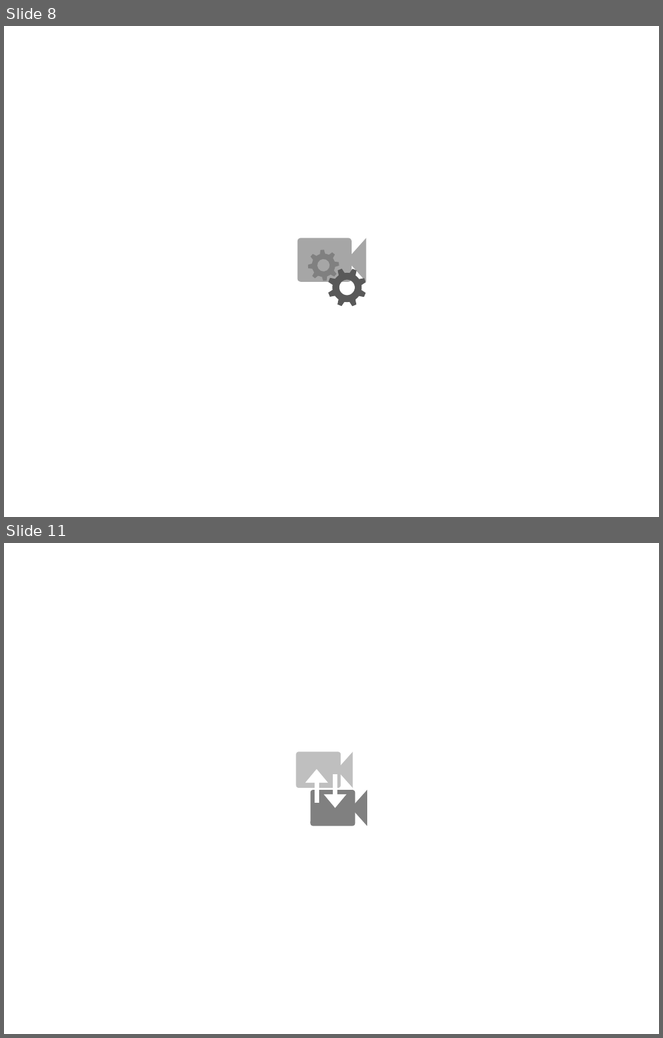
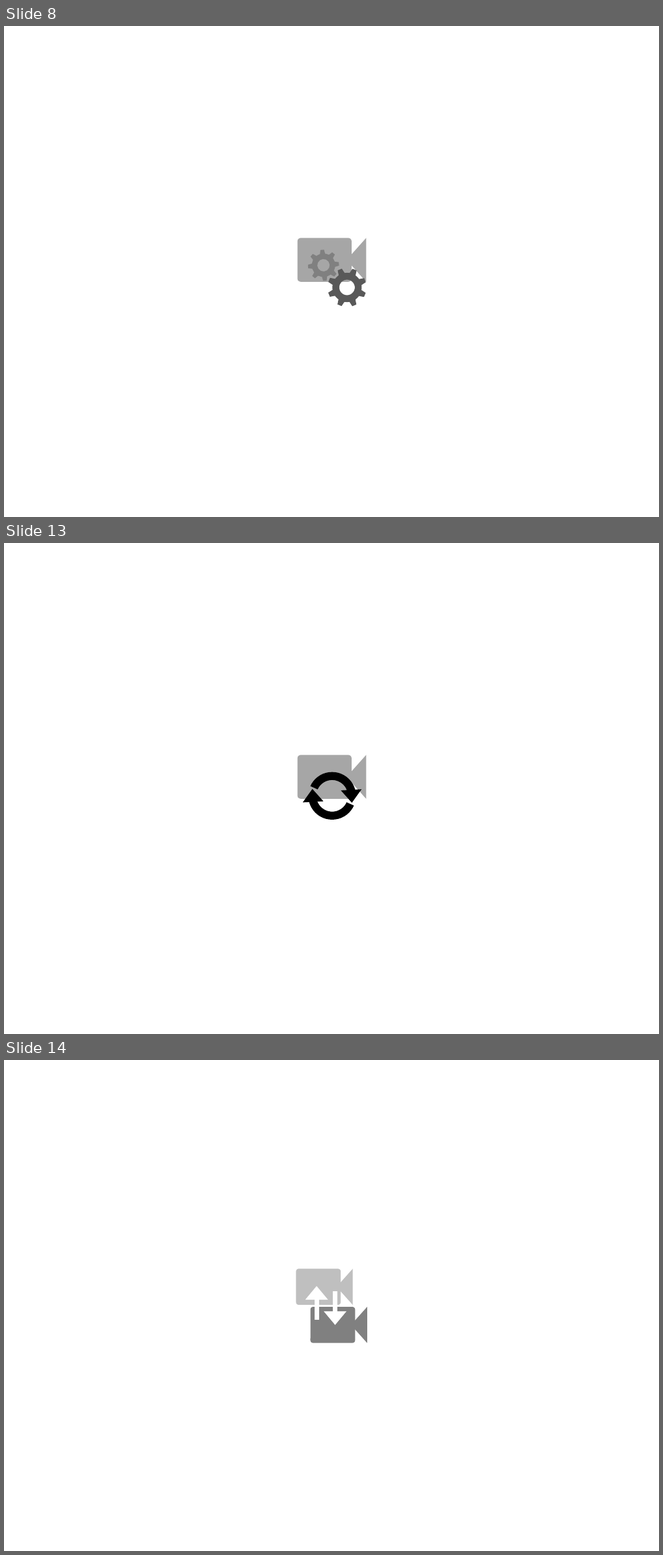
Before and after one commit to YinshengGuo/WinduVision, a slide deck: icons/icons.pptx. Shown one above the other, each under a label of ours: slides 8 and 11 before the commit, slides 8, 13 and 14 after it; the slides between them are not shown. The pictures are 663x1038 and 663x1555 pixels, drawn with LibreOffice and Linux fonts; fonts in the diff are those of the drawing. Boxes give left, top, right and bottom in pixels: in the first picture for what was removed or moved away, otherwise in the second. Text is boxed around its words. In the diff, an @@ line names an element or a change of style, - is before the commit and + after.

```diff
--- a/icons/icons.pptx
+++ b/icons/icons.pptx
@@ slide 13 added at (4, 543, 659, 1034), background #FFFFFF @@
@@ rounded rectangle added at (298, 756, 352, 799), fill #A6A6A6 @@
@@ trapezoid added at (351, 755, 367, 799), fill #A6A6A6 @@
@@ group added at (302, 769, 362, 823): 2 circular arrows, 2 triangles @@
@@ what was slide 11 is now slide 14 @@
```
Also in this commit, not shown: 3 slides changed, 3 other slides added, 1 slide removed, 18 other files.
